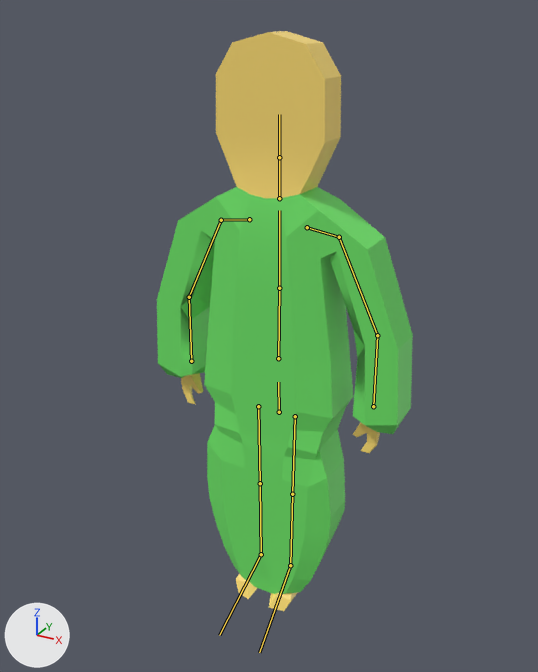
Two versions of the FBX model Assets/Models/Character.fbx, one commit apart.
Rendered twice from a 50 mm camera at (1.59, -2.96, 2.96) aimed at (-0.01, -0.07, 1.51). Arrows for +X, +Y and +Z are at lower left; the lights stay in place. The bones that bend it are drawn over the model as lines.
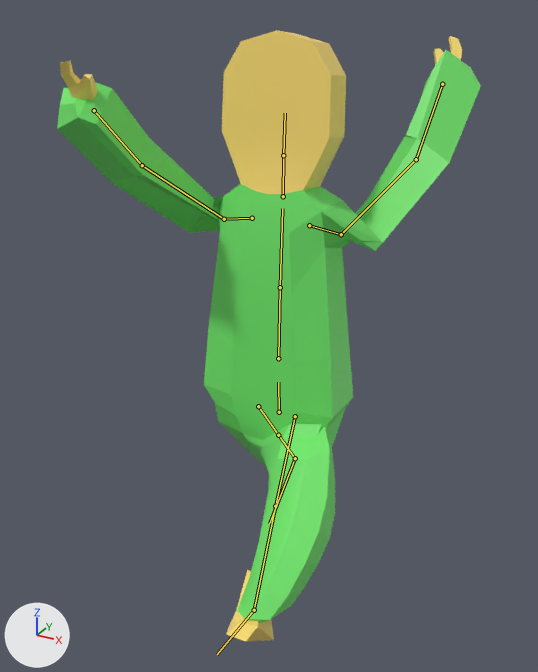
The newer file adds an action. The first version stands in its rest pose; the second is drawn at frame 1 of the action 'Armature|Armature|Armature|landing|Armature|landing'.

Where the change shows, as pixel boxes [x1, y1, x2, y2] in the pictures (538 x 672 px):
'Cube.002', posed (65% wider): before [157, 31, 413, 611]; after [57, 30, 481, 642]
bone 'spine1', root to tip: before (278, 358) to (279, 288); after (278, 358) to (280, 287)
bone 'spine2', root to tip: before (279, 288) to (279, 210); after (280, 287) to (282, 208)
bone 'Bisep.L', root to tip: before (339, 237) to (377, 335); after (341, 234) to (416, 159)
bone 'Bisep.R', root to tip: before (221, 220) to (189, 297); after (224, 219) to (142, 165)
bone 'Leg.L', root to tip: before (295, 416) to (292, 494); after (295, 416) to (275, 506)
bone 'Leg.R', root to tip: before (258, 406) to (260, 483); after (258, 406) to (278, 435)

The change in detail:
Bone 'spine1' (bone_spine1) turns from (0, 0, 0) to (0, 0, 2) degrees about its own x, y and z.
Bone 'spine2' (bone_spine2) turns from (0, 0, 0) to (1, 0, 3) degrees about its own x, y and z.
Bone 'Bisep.L' (bone_bisep_l) turns from (0, 0, 0) to (60, 34, 169) degrees about its own x, y and z.
Bone 'Bisep.R' (bone_bisep_r) turns from (0, 0, 0) to (47, 23, 136) degrees about its own x, y and z.
Bone 'Leg.L' (bone_leg_l) turns from (0, 0, 0) to (12, 1, -54) degrees about its own x, y and z.
Bone 'Leg.R' (bone_leg_r) turns from (0, 0, 0) to (7, 8, -41) degrees about its own x, y and z.
